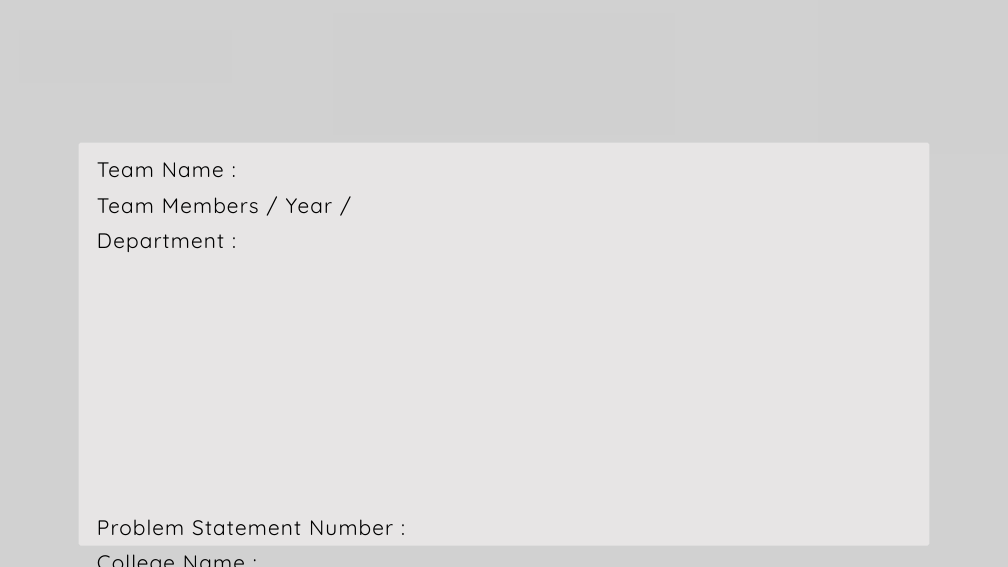
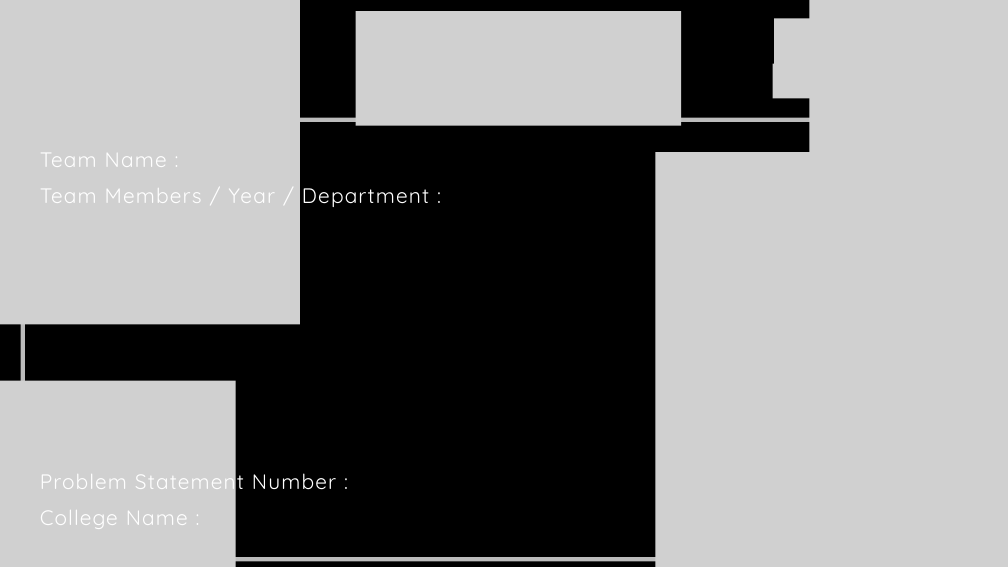
Before and after one commit to GTR-R34-Skyline/DSC_BP26, a slide deck: slide 1 of public/Copy of PPT Template_1.pptx. Drawn at 1008x567 pixels with LibreOffice and Linux fonts; fonts in the diff are those of the drawing; grey boxes stand for pictures. Boxes give left, top, right and bottom in pixels: in the first picture for what was removed or moved away, otherwise in the second. Text is boxed around its words. In the diff, an @@ line names an element or a change of style, - is before the commit and + after.

```diff
--- a/public/Copy of PPT Template_1.pptx
+++ b/public/Copy of PPT Template_1.pptx
@@ background #D1D1D1 to #000000 @@
@@ picture added at (0, 0, 300, 324) @@
@@ picture: place and size @@
-picture at (333, 14, 675, 135)
+picture at (355, 11, 681, 125)
@@ picture added at (774, 19, 977, 76) @@
@@ picture added at (809, 0, 1008, 207) @@
@@ picture removed at (818, 0, 1008, 153) @@
@@ picture added at (773, 64, 983, 98) @@
@@ freeform shape: place and size @@
-freeform shape at (79, 143, 929, 545)
+freeform shape at (23, 120, 984, 559)
@@ freeform shape at (23, 120, 984, 559): fill #E7E5E5 to none; outline none to #D1D1D1 6 pt @@
@@ text "Team Name :": place and size @@
-text "Team Name :" at (97, 162, 393, 535)
+text "Team Name :" at (40, 153, 429, 529)
@@ text "Team Name :" at (40, 153, 429, 529): text colour #000000 to #FFFFFF @@
@@ picture added at (655, 152, 1008, 567) @@
@@ picture added at (0, 381, 235, 567) @@
```
Also in this commit, not shown: 4 other slides changed, 1 slide added, 1 slide removed, 12 other files.
